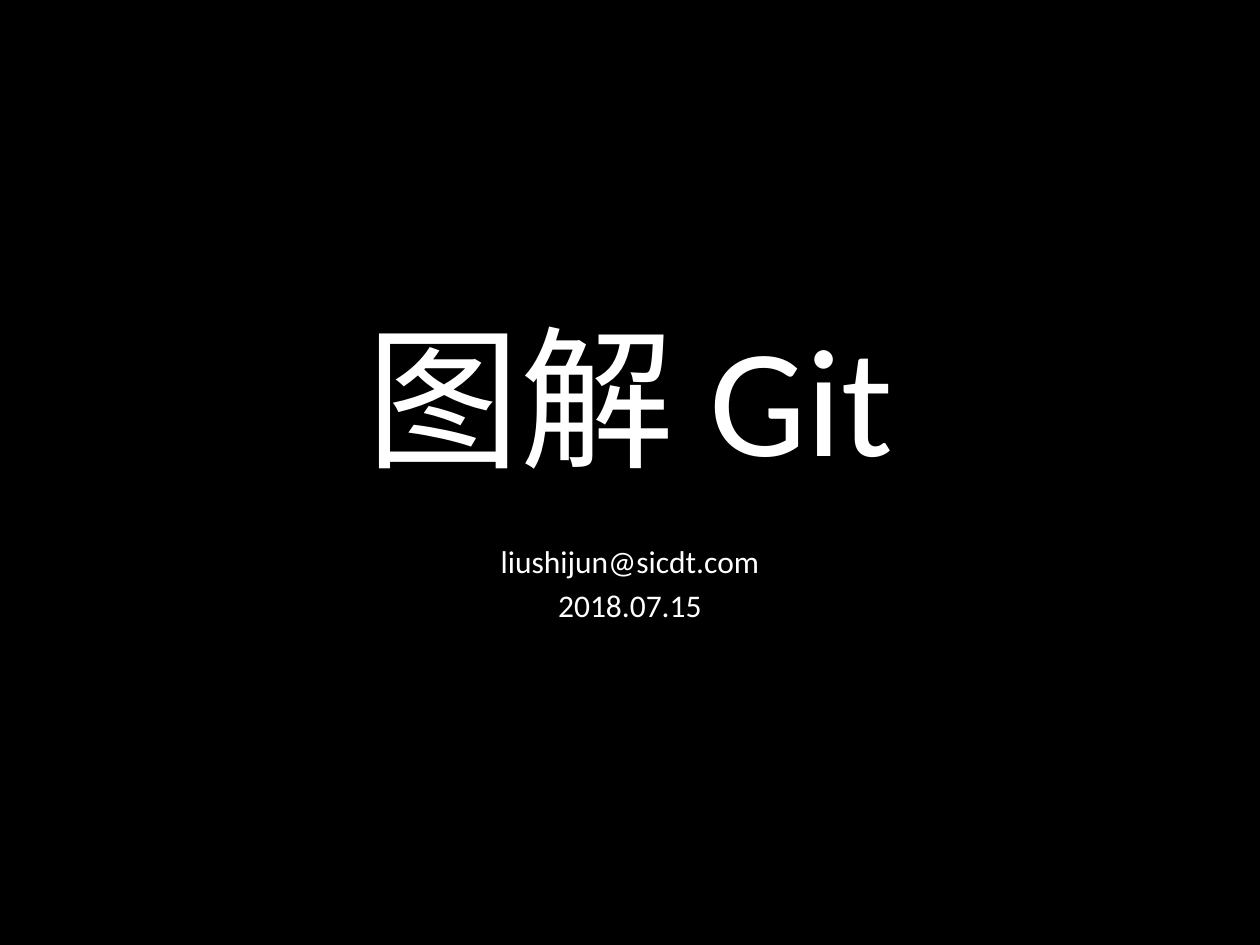
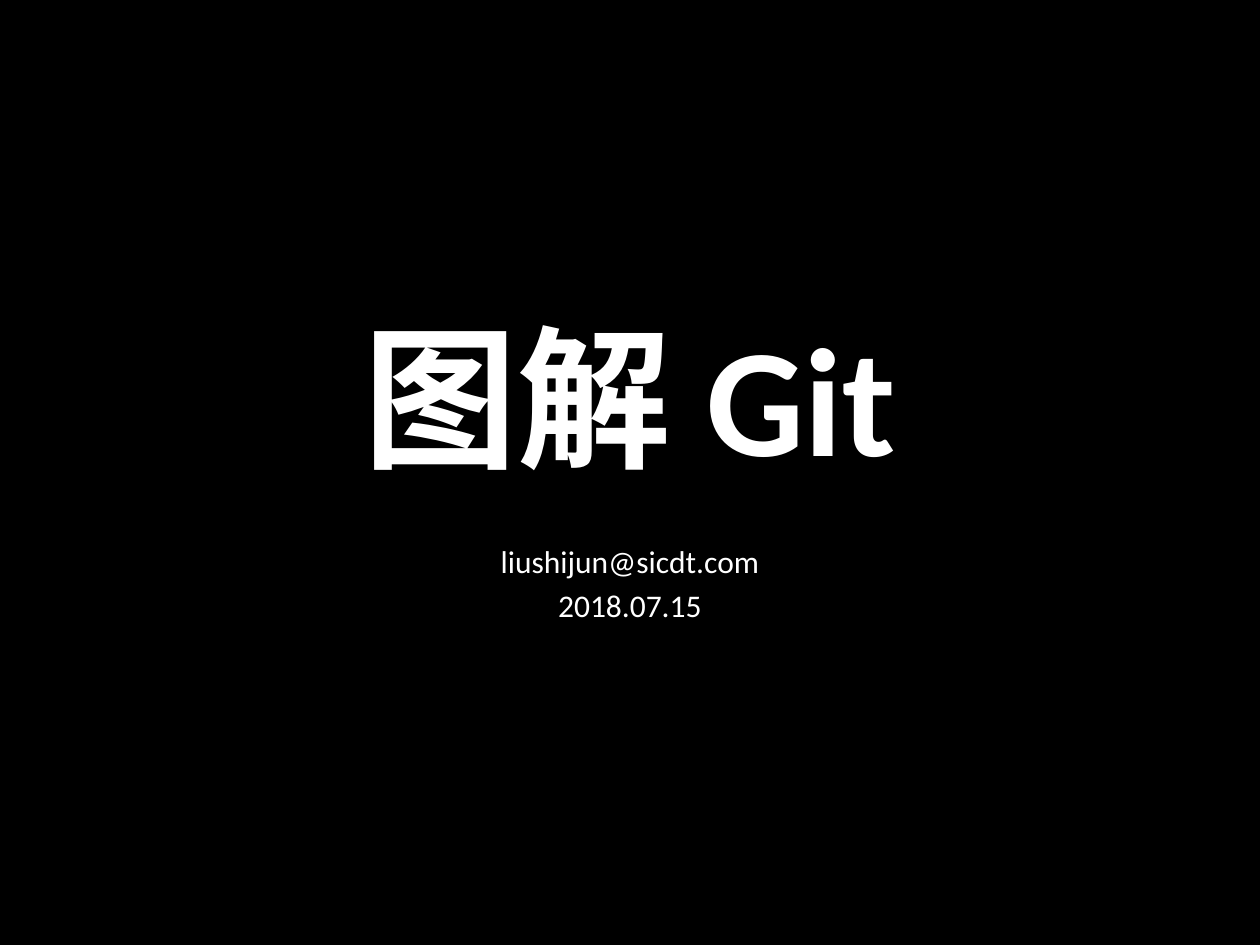
Before and after one commit to sontekliu/git-book, a slide deck: slide 1 of Git.pptx. Drawn at 1260x945 pixels with LibreOffice and Linux fonts; fonts in the diff are those of the drawing. Boxes give left, top, right and bottom in pixels: in the first picture for what was removed or moved away, otherwise in the second. Text is boxed around its words. In the diff, an @@ line names an element or a change of style, - is before the commit and + after.

```diff
--- a/Git.pptx
+++ b/Git.pptx
@@ title "图解 Git" at <box>364,325,896,470</box>: bold on @@
```
Also in this commit, not shown: 18 other slides changed, 4 slides added.
